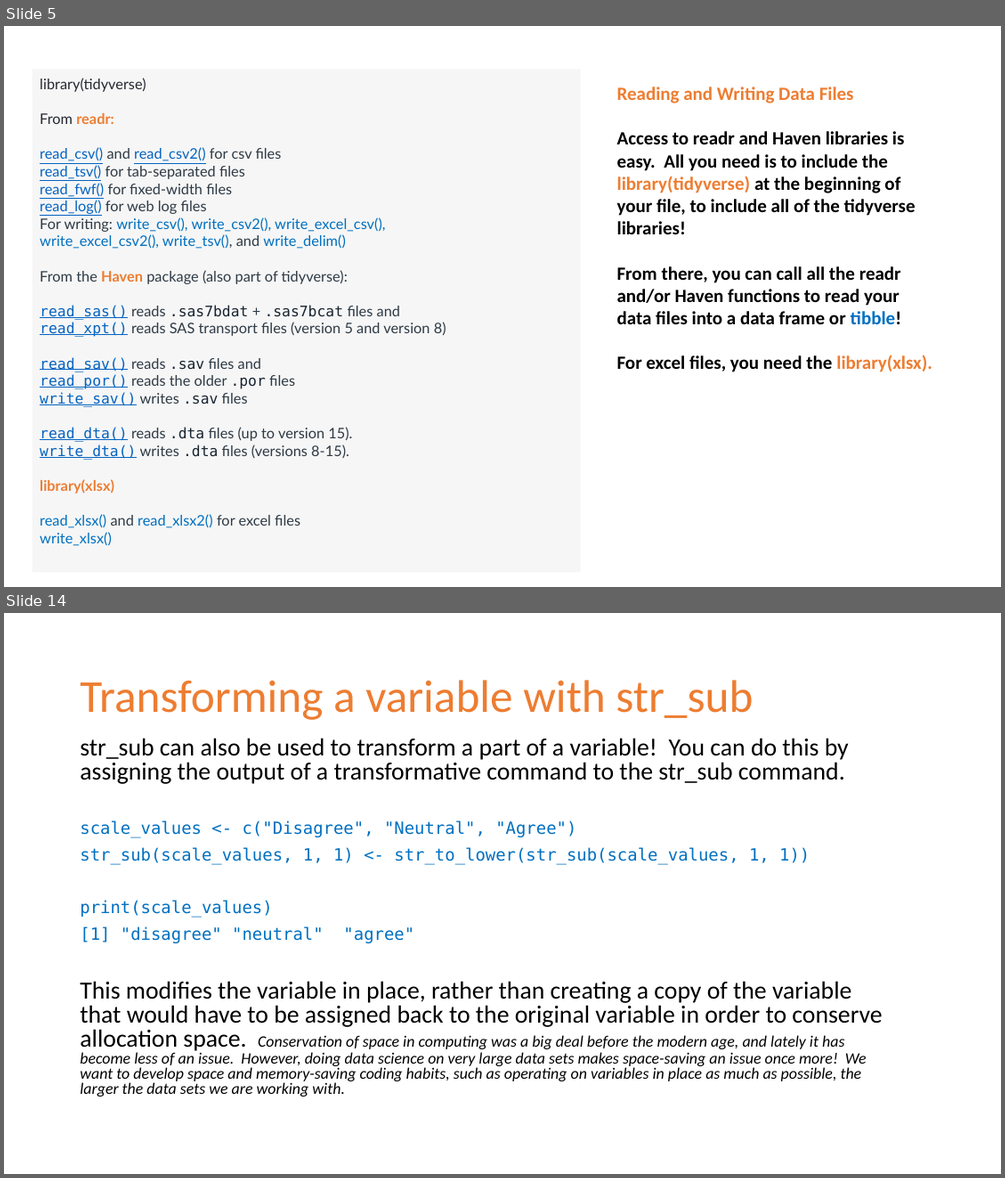
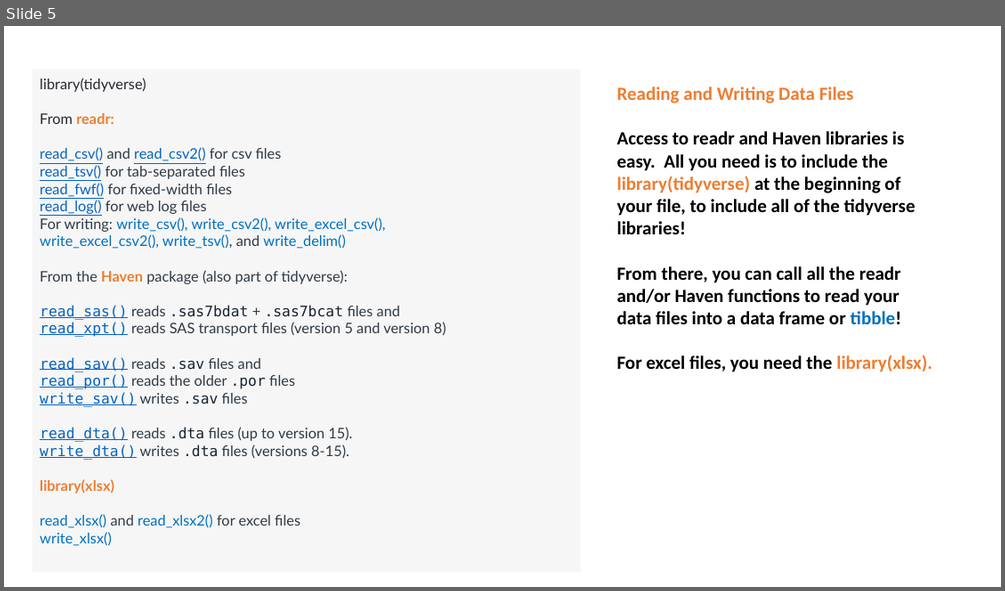
Before and after one commit to krashr-ds/R-cs-course, a slide deck: Lesson 6 - Reading and Wrangling Data with Tidyverse.pptx. Shown one above the other, each under a label of ours: slides 5 and 14 before the commit, slide 5 after it; the slides between them are not shown. The pictures are 1005x1178 and 1005x591 pixels, drawn with LibreOffice and Linux fonts; fonts in the diff are those of the drawing. Boxes give left, top, right and bottom in pixels: in the first picture for what was removed or moved away, otherwise in the second. Text is boxed around its words. In the diff, an @@ line names an element or a change of style, - is before the commit and + after.

```diff
--- a/Lesson 6 - Reading and Wrangling Data with Tidyverse.pptx
+++ b/Lesson 6 - Reading and Wrangling Data with Tidyverse.pptx
@@ slide 14 removed at (x1=4, y1=613, x2=1001, y2=1174), background #FFFFFF @@
@@ title removed at (x1=80, y1=680, x2=752, y2=720) @@
-Transforming a variable with str_sub
@@ text removed at (x1=80, y1=738, x2=882, y2=1096) @@
-str_sub can also be used to transform a part of a variable! You can do this by assigning the output of a transformative command to the str_sub command.
-scale_values <- c("Disagree", "Neutral", "Agree")
-str_sub(scale_values, 1, 1) <- str_to_lower(str_sub(scale_values, 1, 1))
-print(scale_values)
-[1] "disagree" "neutral" "agree"
-This modifies the variable in place, rather than creating a copy of the variable that would have to be assigned back to the original variable in order to conserve allocation space. Conservation of space in computing was a big deal before the modern age, and lately it has become less of an issue. However, doing data science on very large data sets makes space-saving an issue once more! We want to develop space and memory-saving coding habits, such as operating on variables in place as much as possible, the larger the data sets we are working with.
```
Also in this commit, not shown: 6 slides changed, 20 slides added, 18 other slides removed, 49 other files.
